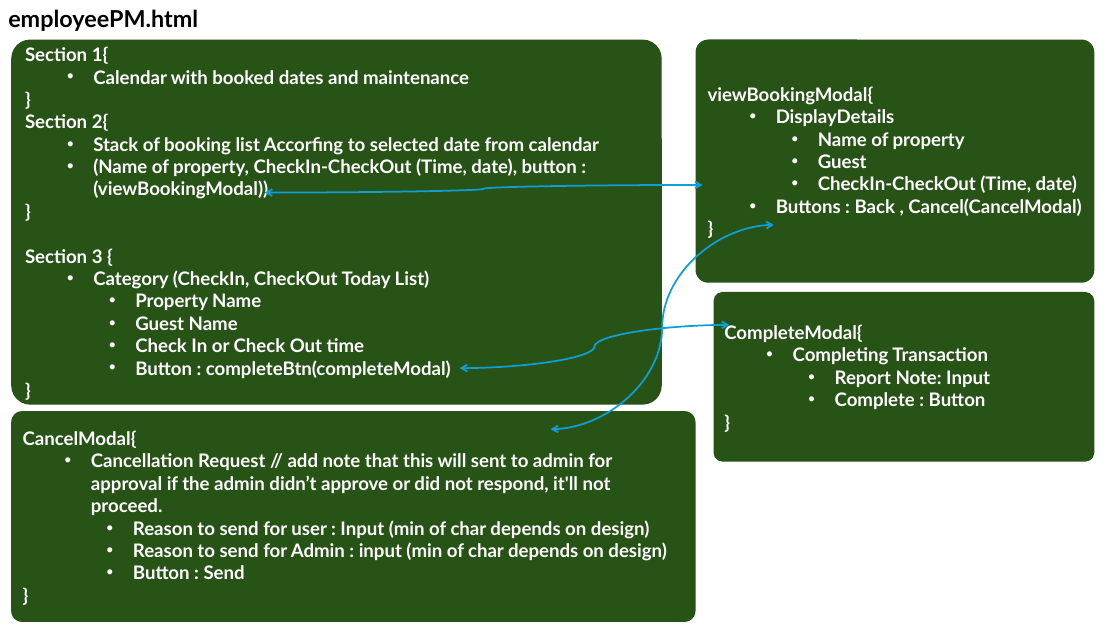
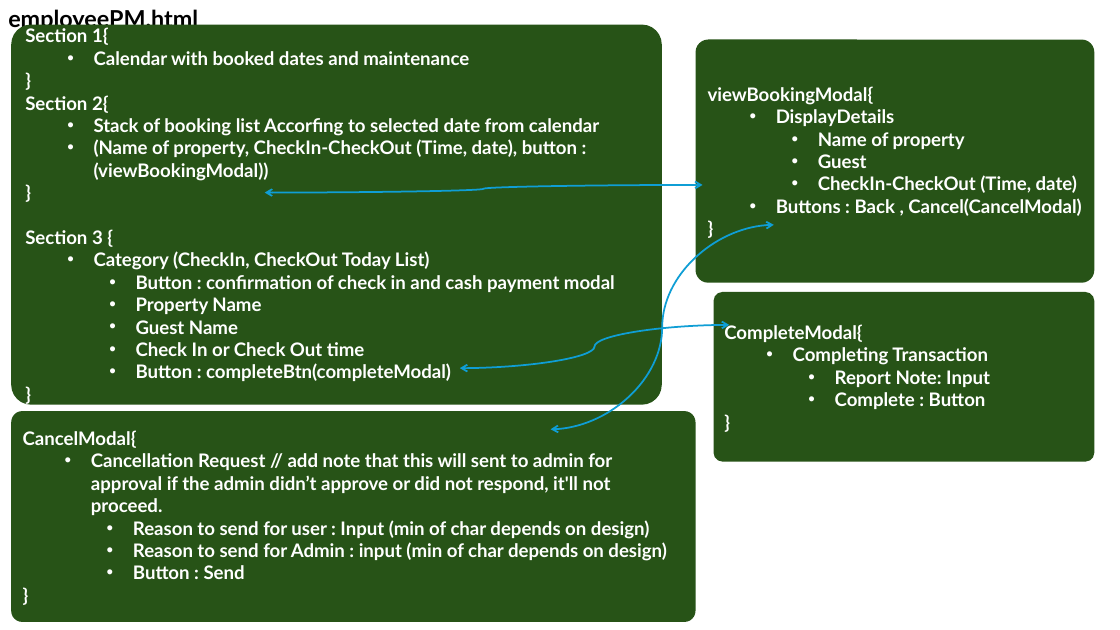
Before and after one commit to Booking-Resevation-Betcha-Homie-House/CAPSTONE-Development-Road-Map, a slide deck: slide 40 of betchaBooking-USECASE.pptx. Drawn at 1120x630 pixels with LibreOffice and Linux fonts; fonts in the diff are those of the drawing. Boxes give left, top, right and bottom in pixels: in the first picture for what was removed or moved away, otherwise in the second. Text is boxed around its words. In the diff, an @@ line names an element or a change of style, - is before the commit and + after.

```diff
--- a/betchaBooking-USECASE.pptx
+++ b/betchaBooking-USECASE.pptx
@@ rounded rectangle "Section 1{": place and size @@
-rounded rectangle "Section 1{" at [11,39,661,405]
+rounded rectangle "Section 1{" at [11,24,661,405]
@@ text in rounded rectangle at [136,275,615,292]: paragraph added @@
+    • Button : confirmation of check in and cash payment modal
```
Also in this commit, not shown: 7 other slides changed, 1 slide added, 1 slide removed, 1 other file.
